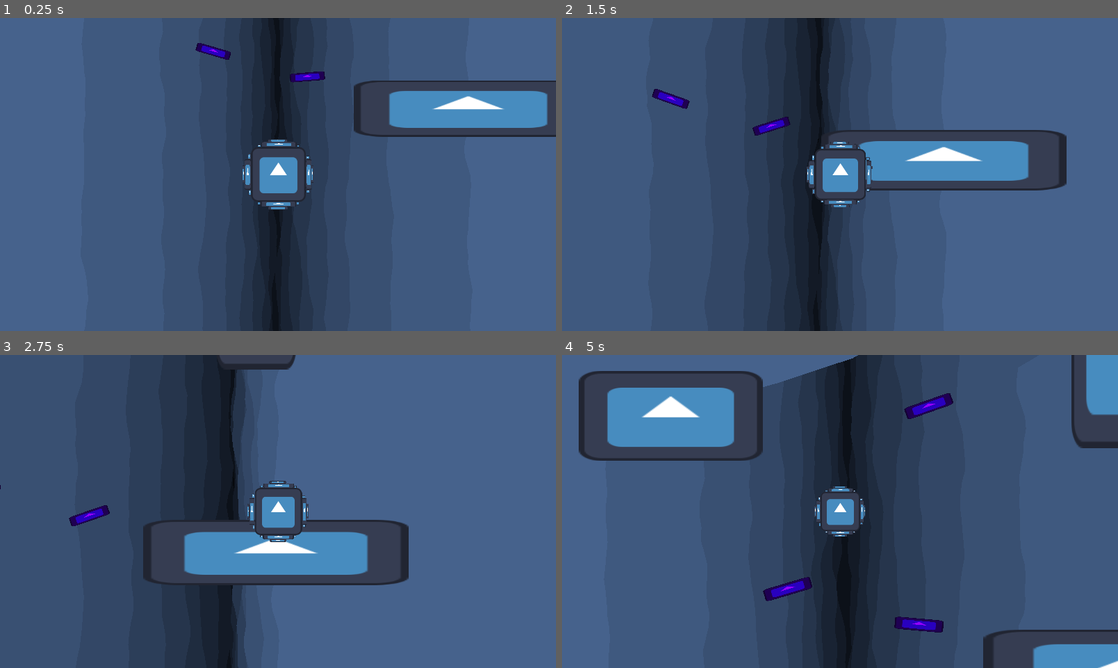
Above: before the commit, frames 1-4 (two rows, left to right).
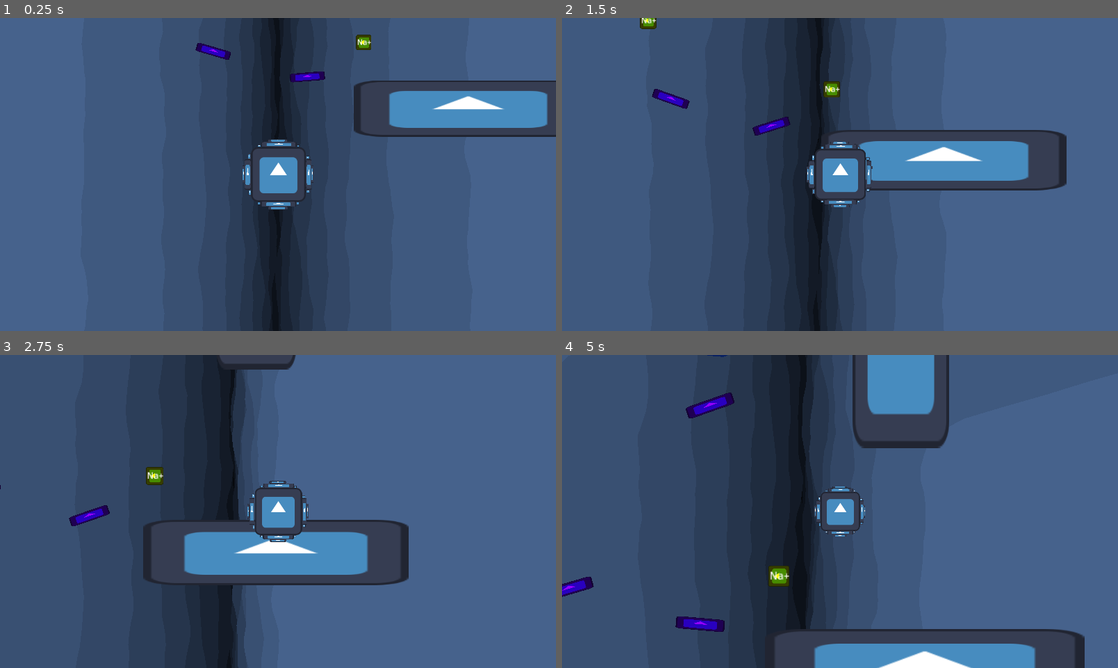
Above: after the commit, the same moments.

Repository: Cax36940/Global-Game-Jam-2025
Game: Godot game, scene res://main.tscn
Same seed, same stepped clock (60 frames per second), same inputs: the game is played once before the commit and once after it. The engine's default icon, where the game draws it, is replaced by a stand-in: a white triangle on a blue panel in a dark square.
Inputs (mouse positions are in pixels of both pictures, inside the frame that each line leads up to):
- Up to frame 1 (0.25 s): no input
- Up to frame 2 (1.5 s): move the mouse to (812, 237) at 0.52 s; hold Right (ui_right) from 0.53 s (still down); move the mouse to (1006, 221) at 1.27 s
- Up to frame 3 (2.75 s): move the mouse to (111, 464) at 2.02 s; release Right (ui_right) at 2.03 s; hold Left (ui_left) from 2.03 s (still down)
- Up to frame 4 (5 s): move the mouse to (867, 511) at 2.77 s; move the mouse to (756, 433) at 3.52 s; move the mouse to (962, 495) at 4.27 s; release Left (ui_left) at 4.28 s; hold Right (ui_right) from 4.28 s (still down)

The runs differ from the first frame. In frame 1, 0.1% of the frame differs, in the area x 64-67%, y 5-11%; in frame 2, 0.3%; in frame 3, 0.2%; in frame 4, 72%, in the area x 0-100%, y 0-100%.

Commit message:
add directory collectibles

Diff:
--- /dev/null
+++ b/collectibles/na_coin.tscn
@@ -0,0 +1,25 @@
+[gd_scene load_steps=3 format=3 uid="uid://qwp518eg201m"]
+
+[ext_resource type="Texture2D" uid="uid://7krt6hywy24k" path="res://icon.svg" id="1_jxsfn"]
+
+[sub_resource type="CircleShape2D" id="CircleShape2D_wlyq5"]
+radius = 19.0263
+
+[node name="NaCoin" type="StaticBody2D"]
+
+[node name="Sprite2D" type="Sprite2D" parent="."]
+modulate = Color(1, 1, 0, 1)
+position = Vector2(-3.8147e-06, -3.8147e-06)
+rotation = 4.71239
+scale = Vector2(0.272153, 0.272153)
+texture = ExtResource("1_jxsfn")
+
+[node name="CollisionShape2D" type="CollisionShape2D" parent="."]
+shape = SubResource("CircleShape2D_wlyq5")
+
+[node name="Label" type="Label" parent="."]
+offset_left = -15.0
+offset_top = -12.0
+offset_right = 16.0
+offset_bottom = 15.0
+text = "Na+"
--- a/plastic.tscn
+++ b/collectibles/plastic.tscn
@@ -1,12 +1,13 @@
 [gd_scene load_steps=4 format=3 uid="uid://dy1imo35nawa4"]
 
-[ext_resource type="Script" path="res://plastic.gd" id="1_4thfc"]
+[ext_resource type="Script" path="res://collectibles/plastic.gd" id="1_4thfc"]
 [ext_resource type="Texture2D" uid="uid://7krt6hywy24k" path="res://icon.svg" id="2_que8t"]
 
 [sub_resource type="RectangleShape2D" id="RectangleShape2D_olr2n"]
 size = Vector2(72, 20)
 
 [node name="Plastic" type="StaticBody2D"]
+position = Vector2(665, 339)
 collision_layer = 0
 script = ExtResource("1_4thfc")
 
--- a/main.tscn
+++ b/main.tscn
@@ -4,8 +4,8 @@
 [ext_resource type="Script" path="res://main.gd" id="1_15lqo"]
 [ext_resource type="PackedScene" uid="uid://gbcb6vfrmeku" path="res://bubble/bubble.tscn" id="2_fqsu4"]
 [ext_resource type="PackedScene" uid="uid://b8aamx2rsae2k" path="res://assets/rock_background.tscn" id="3_poyp4"]
-[ext_resource type="PackedScene" uid="uid://qwp518eg201m" path="res://na_coin.tscn" id="5_fdfmh"]
-[ext_resource type="PackedScene" uid="uid://dy1imo35nawa4" path="res://plastic.tscn" id="6_62wwo"]
+[ext_resource type="PackedScene" uid="uid://qwp518eg201m" path="res://collectibles/na_coin.tscn" id="5_fdfmh"]
+[ext_resource type="PackedScene" uid="uid://dy1imo35nawa4" path="res://collectibles/plastic.tscn" id="6_62wwo"]
 
 [node name="main" type="Node2D"]
 script = ExtResource("1_15lqo")
Renamed: plastic.gd -> collectibles/plastic.gd
